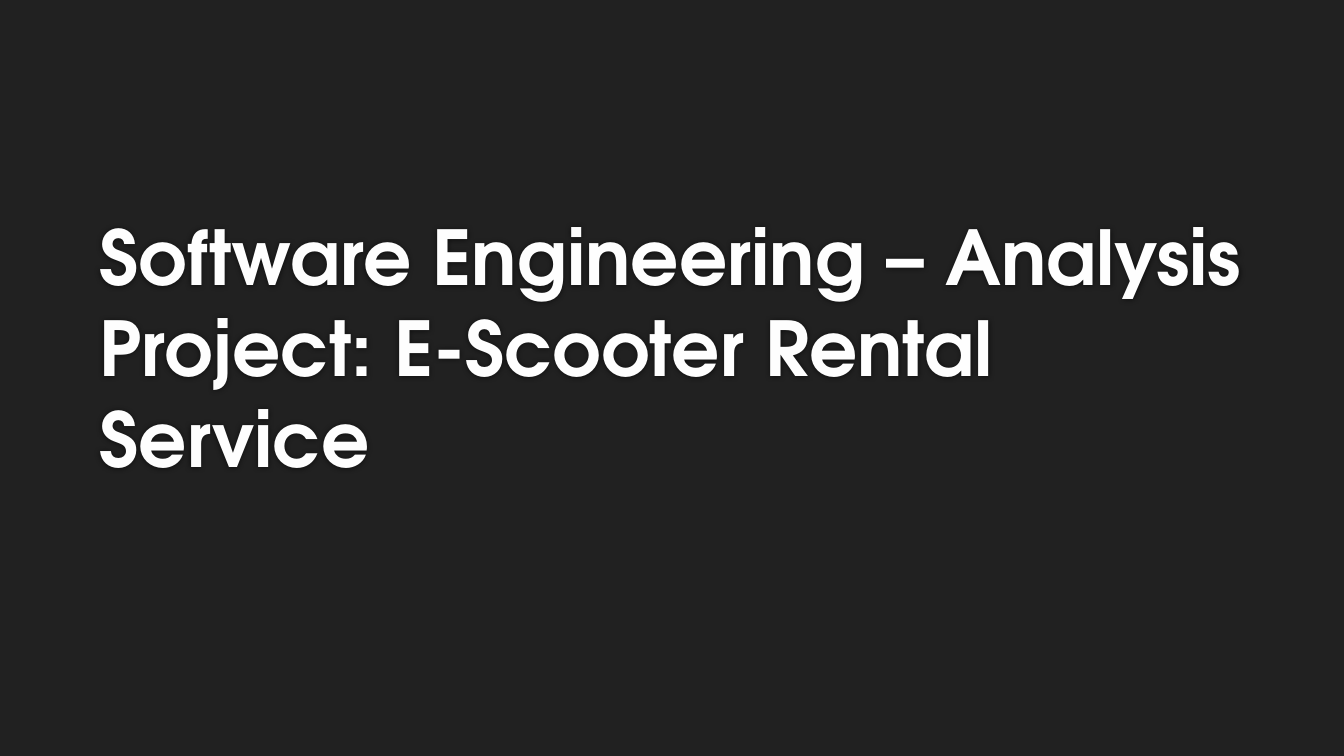
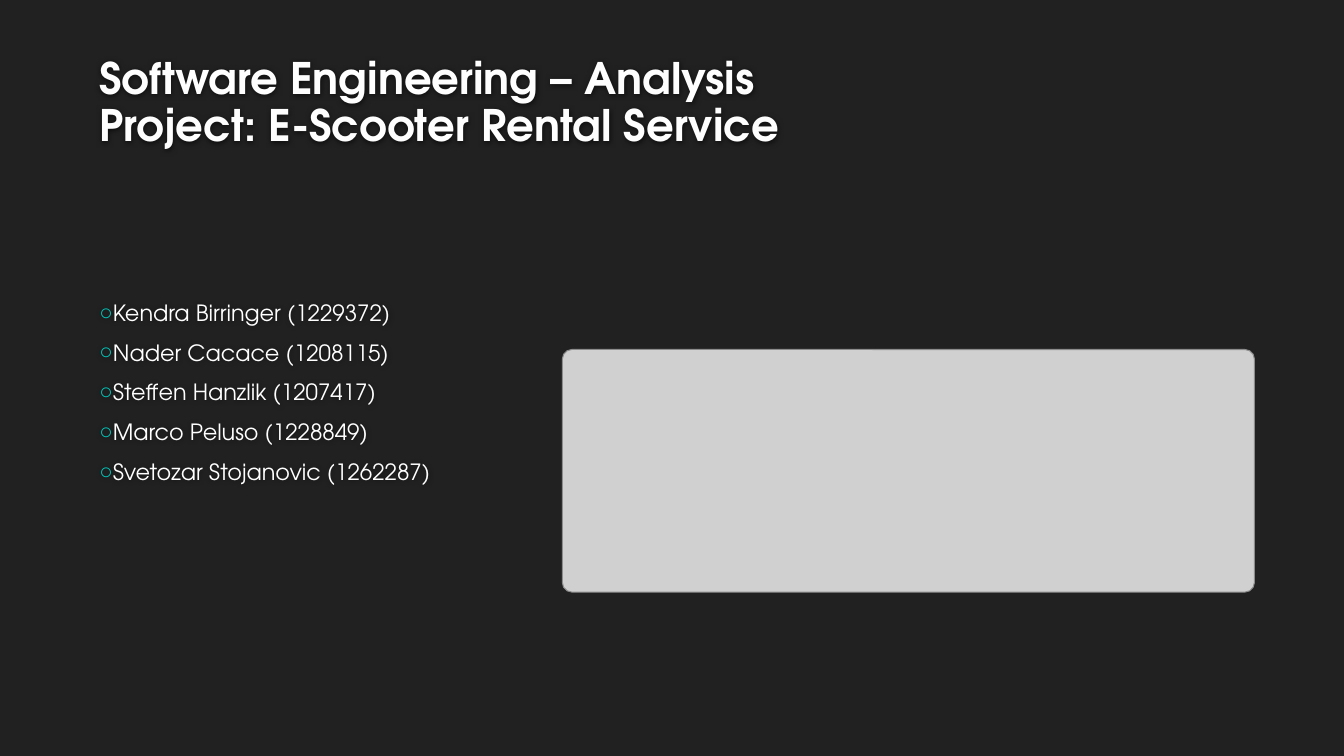
Before and after one commit to toza-mimoza/Probeklausur-Thoma, a slide deck: slide 1 of project/04-presentation/presentation.pptx. Drawn at 1344x756 pixels with LibreOffice and Linux fonts; fonts in the diff are those of the drawing; grey boxes stand for pictures; background and template pictures are left out. Boxes give left, top, right and bottom in pixels: in the first picture for what was removed or moved away, otherwise in the second. Text is boxed around its words. In the diff, an @@ line names an element or a change of style, - is before the commit and + after.

Commit message:
Add title slide and basic structure to presentation.

```diff
--- a/project/04-presentation/presentation.pptx
+++ b/project/04-presentation/presentation.pptx
@@ title "Software Engineering – Analysis Project: ...": place and size @@
-title "Software Engineering – Analysis Project: ..." at (99,227,1241,468)
+title "Software Engineering – Analysis Project: ..." at (99,60,779,149)
@@ title "Software Engineering – Analysis Project: ..." at (99,60,779,149): size 54 to 31 pt; line spacing 1 to 0.9 @@
@@ subtitle added at (113,304,430,485), 16 pt, text #FFFFFF @@
+○ Kendra Birringer (1229372)
+○ Nader Cacace (1208115)
+○ Steffen Hanzlik (1207417)
+○ Marco Peluso (1228849)
+○ Svetozar Stojanovic (1262287)
@@ picture added at (563,350,1254,593) @@
```
Also in this commit, not shown: 7 slides added.
